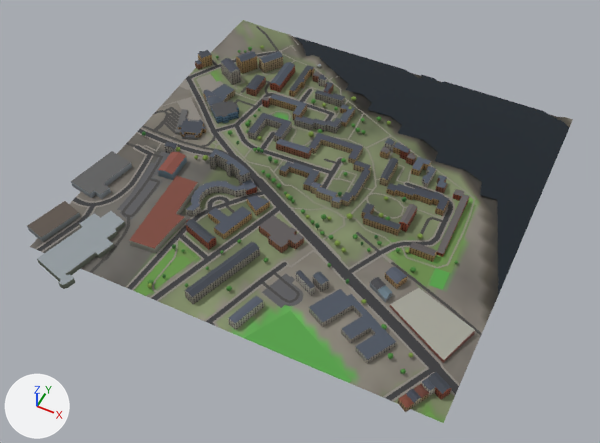
What one commit did to the glTF model glasgow-subway/data/city/city_2_4.glb.
Rendered twice from a 50 mm lens placed at (-2049.0, -411.0, 737.0), pointed at (-2351.0, 194.0, -19.0). The lights are fixed; the arrows at lower left show +X, +Y and +Z. The picture after the commit comes second. Where no turn or scale is listed for an object, it has been applied to the vertices. Vertices at exactly the same position are counted once.

In view in the first picture: 'buildings_2_4', 'green_2_4', 'roads_2_4', 'terrain_2_4', 'water_2_4'.
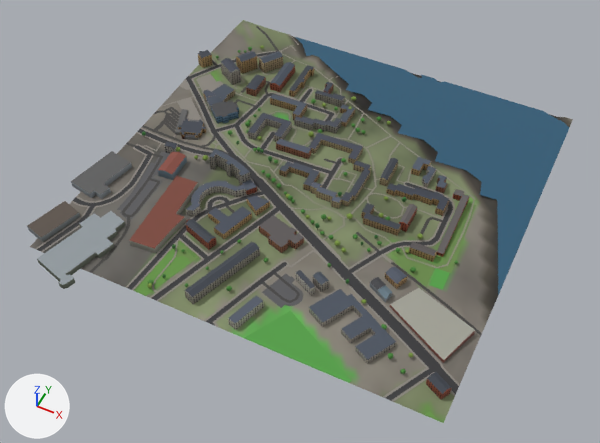
Where the newer file only moved an object's origin or applied its transform, the numbers keep the older frame.

Edits to the bpy script that builds the scene:
```text
Change mat_mat_water:
    where n2 = _N.new('ShaderNodeMix'); n2.name = 'Mix'
    n2.inputs[7].default_value: (0.0331, 0.0946, 0.133, 1.0) -> (0.787, 0.89, 1.0, 1.0)  # 'B', dark cyan #335766 -> 'B', pale blue #e5f2ff
Change me_buildings_2_4:
    used by ob_buildings_2_4; location = (-2361.0, 211.0, 17.0)
    remove me_buildings_2_4.from_pydata(...)  # 2153 vertices, 2839 faces; spans x -256.0..256.0, y -242.0..242.0, z -15.0..15.0
    add me_buildings_2_4.from_pydata(...)  # 1273 vertices, 1657 faces; spans x -256.0..256.0, y -242.0..223.0, z -15.0..15.0
    me_buildings_2_4 part 1: 16 loose pieces with 499 vertices, spanning x -241.0..242.0, y -216.0..242.0, z -14.0..5.0, are deleted
    other edits to the shape of me_buildings_2_4 do not show in these pictures
Change me_roads_2_4:
    used by ob_roads_2_4; location = (-2350.0, 250.0, 6.0)
    remove me_roads_2_4.from_pydata(...)  # 4117 vertices, 4146 faces; spans x -250.0..250.0, y -250.0..250.0, z -5.0..5.0
    add me_roads_2_4.from_pydata(...)  # 1811 vertices, 1799 faces; spans x -250.0..250.0, y -250.0..250.0, z -5.0..5.0
    me_roads_2_4 part 2: 111 vertices moved from x -237.0..232.0, y -243.0..219.0, z -2.0..5.0 to x -237.0..236.0, y -226.0..219.0, z -2.0..4.0; 3006 vertices removed from x -250.0..250.0, y -250.0..246.0, z -4.0..5.0; 704 vertices added at x -250.0..250.0, y -250.0..246.0, z -5.0..5.0
    other edits to the shape of me_roads_2_4 do not show in these pictures
Change me_water_2_4:
    where me_water_2_4.from_pydata(...)  # 230 vertices, 278 faces; spans x -207.0..207.0, y -162.0..162.0, z 0.0
    used by ob_water_2_4; location = (-2307.0, 338.0, 3.0)
    me_water_2_4 part 3: 278 faces centred in x -201.0..205.0, y -153.0..161.0, z 0.0 are repainted in the vertex colours; the middle colour goes from dark blue #2a4d5c to dark blue #326076
```

What differs and where, as boxes (x1, y1, x2, y2) in the pictures (600 x 443 px):
'buildings_2_4', reshaped: before (27, 50, 475, 412); after (27, 50, 475, 400)
'roads_2_4', reshaped, moved: (36, 26, 482, 402) in both
'water_2_4', surface changed, recoloured (lighter): (294, 36, 570, 295) in both
part 1 of me_buildings_2_4, deleted: before (195, 60, 436, 412)
